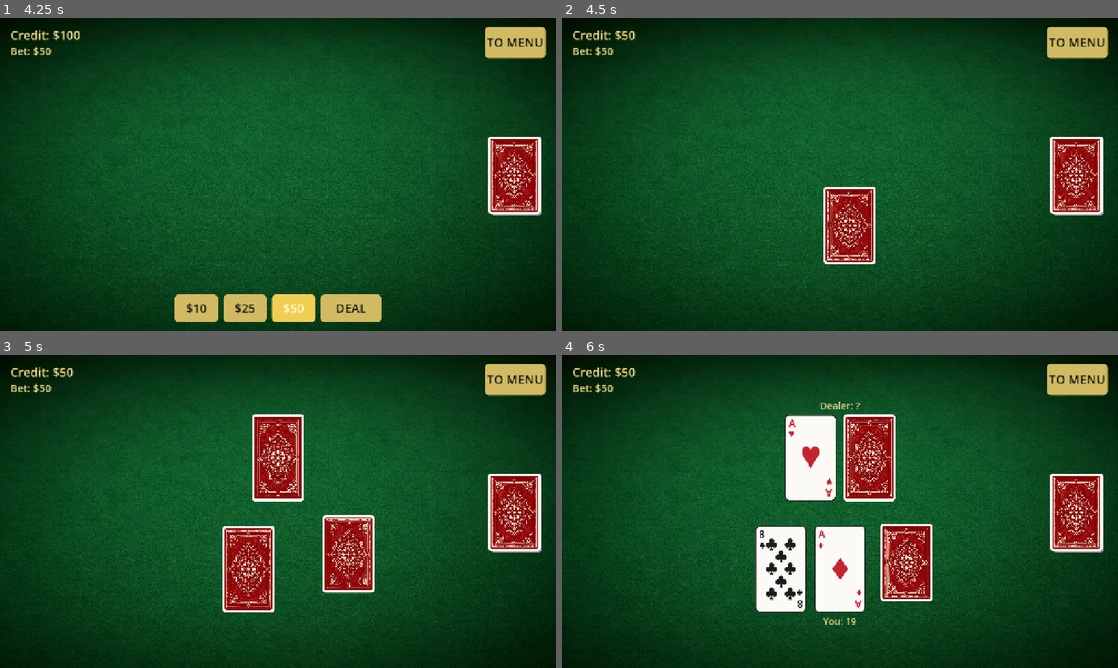
Above: before the commit, frames 1-4 (two rows, left to right).
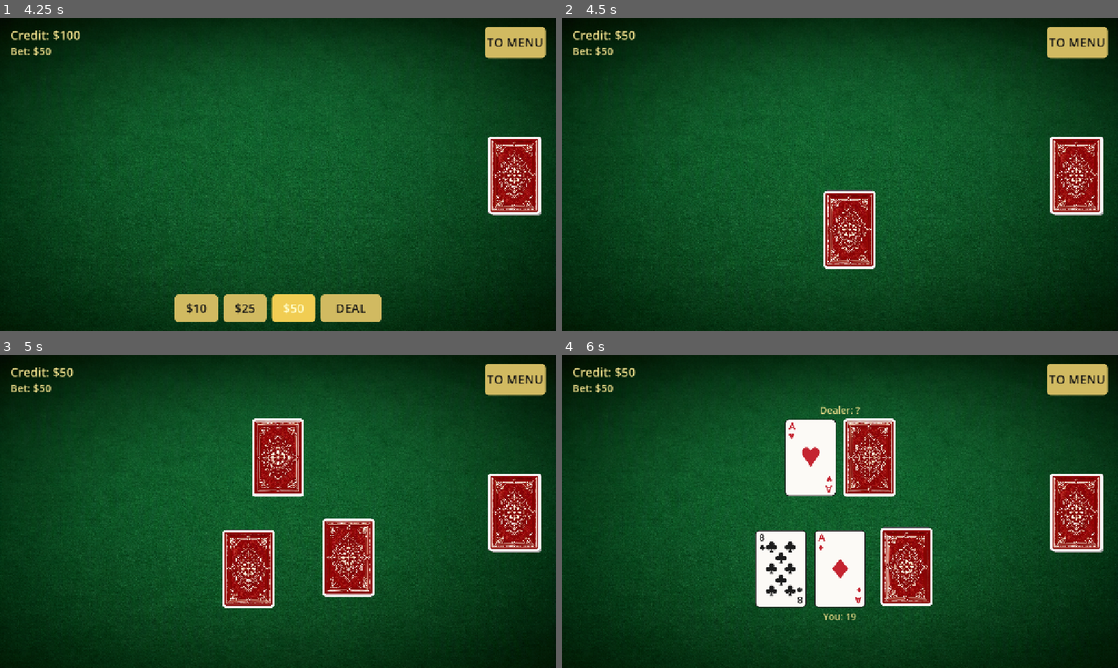
Above: after the commit, the same moments.

Repository: AShynkevich/BlackJ
Game: Godot game, scene res://menu.tscn
Same seed, same stepped clock (60 frames per second), same inputs: the game is played once before the commit and once after it.
Inputs (mouse positions are in pixels of both pictures, inside the frame that each line leads up to):
- Up to frame 1 (4.25 s): click "START" at 0.5 s; click "OK" at 1.25 s; click "$10" at 2 s; click "$25" at 2.75 s; click "$50" at 3.5 s
- Up to frame 2 (4.5 s): click "DEAL" at 4.25 s
- Up to frame 3 (5 s): no input
- Up to frame 4 (6 s): move the mouse to (840, 458) at 5.02 s; click (840, 458) at 5.17 s; click "HIT" at 5.75 s

Frame 1 is identical in both runs. In frame 2, 1.3% of the frame differs, in the area x 47-57%, y 54-81%; in frame 3, 3.7%; in frame 4, 4.4%, in the area x 34-67%, y 14-87%.

Commit message:
Fix hand-box sizing and drop redundant volume overrides
- DealerHand/PlayerHand use size_flags_vertical=4 (SHRINK_CENTER) so they stay fixed at 180px height, matching DeckPile, instead of stretching with screen ratio.
- Remove volume_db overrides trimmed via the editor on several SFX/Music nodes (main_level.tscn, menu.tscn) and the now-redundant script-side music.volume_db assignment in main_level.gd.

Diff:
--- a/main_level.gd
+++ b/main_level.gd
@@ -79,7 +79,6 @@
 	session_message.text = tr("CREDIT_MESSAGE")
 	credit_dialog.visible = true
 	_on_phase_changed(flow.Phase.CREDIT)
-	music.volume_db = -25.0
 	music.play()
 	music_group.set_enabled(AudioSettings.music_enabled)
 	sfx_group.set_enabled(AudioSettings.sound_enabled)
--- a/main_level.tscn
+++ b/main_level.tscn
@@ -141,7 +141,7 @@
 unique_name_in_owner = true
 custom_minimum_size = Vector2(0, 180)
 layout_mode = 2
-size_flags_vertical = 3
+size_flags_vertical = 4
 mouse_filter = 2
 theme_override_constants/separation = 16
 alignment = 1
@@ -165,7 +165,7 @@
 unique_name_in_owner = true
 custom_minimum_size = Vector2(0, 180)
 layout_mode = 2
-size_flags_vertical = 3
+size_flags_vertical = 4
 mouse_filter = 2
 theme_override_constants/separation = 16
 alignment = 1
@@ -326,32 +326,26 @@
 [node name="SfxBet" type="AudioStreamPlayer" parent="Audio/SfxGroup" unique_id=1810837497]
 unique_name_in_owner = true
 stream = ExtResource("6_uhmka")
-volume_db = -25.0
 
 [node name="SfxDeal" type="AudioStreamPlayer" parent="Audio/SfxGroup" unique_id=1998465872]
 unique_name_in_owner = true
 stream = ExtResource("7_5fjre")
-volume_db = -25.0
 
 [node name="SfxFlip" type="AudioStreamPlayer" parent="Audio/SfxGroup" unique_id=1800166298]
 unique_name_in_owner = true
 stream = ExtResource("8_oeaww")
-volume_db = -25.0
 
 [node name="SfxWin" type="AudioStreamPlayer" parent="Audio/SfxGroup" unique_id=255887448]
 unique_name_in_owner = true
 stream = SubResource("AudioStreamWAV_htena")
-volume_db = -25.0
 
 [node name="SfxLose" type="AudioStreamPlayer" parent="Audio/SfxGroup" unique_id=322636051]
 unique_name_in_owner = true
 stream = ExtResource("10_aonjr")
-volume_db = -25.0
 
 [node name="SfxPush" type="AudioStreamPlayer" parent="Audio/SfxGroup" unique_id=1636455283]
 unique_name_in_owner = true
 stream = ExtResource("11_do8ha")
-volume_db = -25.0
 
 [node name="CreditDialog" type="ColorRect" parent="." unique_id=157764009]
 unique_name_in_owner = true
@@ -465,8 +459,8 @@
 
 [node name="Buttons" type="HBoxContainer" parent="ConfirmLeaveDialog/Center/Panel/Margin/Box" unique_id=340815807]
 layout_mode = 2
-alignment = 1
-theme_override_constants/separation = 16
+theme_override_constants/separation = 16
+alignment = 1
 
 [node name="CancelButton" type="Button" parent="ConfirmLeaveDialog/Center/Panel/Margin/Box/Buttons" unique_id=340815808]
 custom_minimum_size = Vector2(140, 56)
--- a/menu.tscn
+++ b/menu.tscn
@@ -112,7 +112,6 @@
 [node name="Music" type="AudioStreamPlayer" parent="Audio/MusicGroup" unique_id=1971161163]
 unique_name_in_owner = true
 stream = ExtResource("3_4hy44")
-volume_db = -30.0
 parameters/looping = true
 
 [node name="SfxGroup" type="Node" parent="Audio" unique_id=340815751]
@@ -122,7 +121,6 @@
 [node name="SfxClick" type="AudioStreamPlayer" parent="Audio/SfxGroup" unique_id=1292317205]
 unique_name_in_owner = true
 stream = ExtResource("3_mae5d")
-volume_db = -25.0
 
 [node name="SettingsDialog" type="ColorRect" parent="." unique_id=340815727]
 unique_name_in_owner = true
